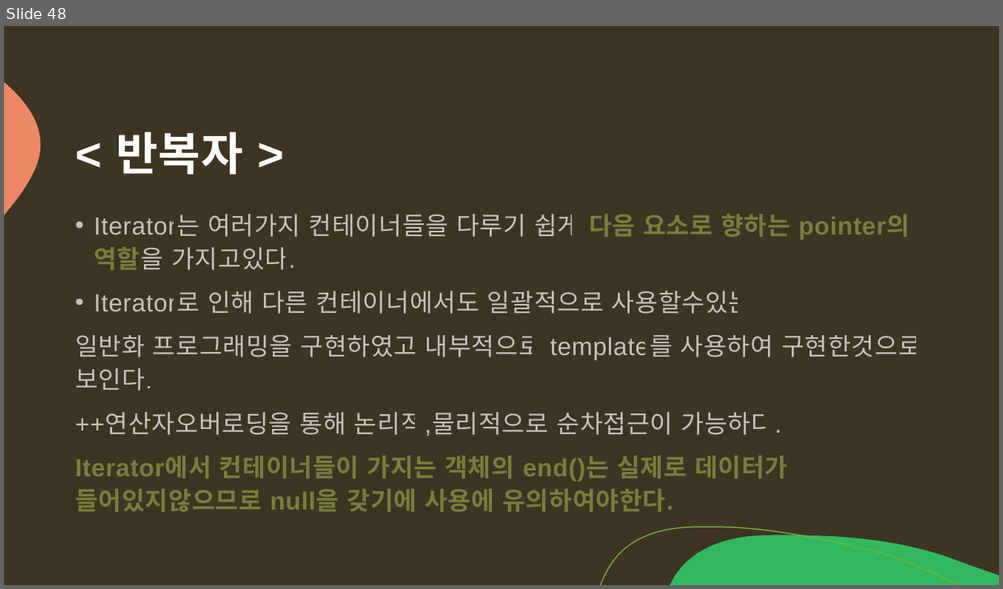
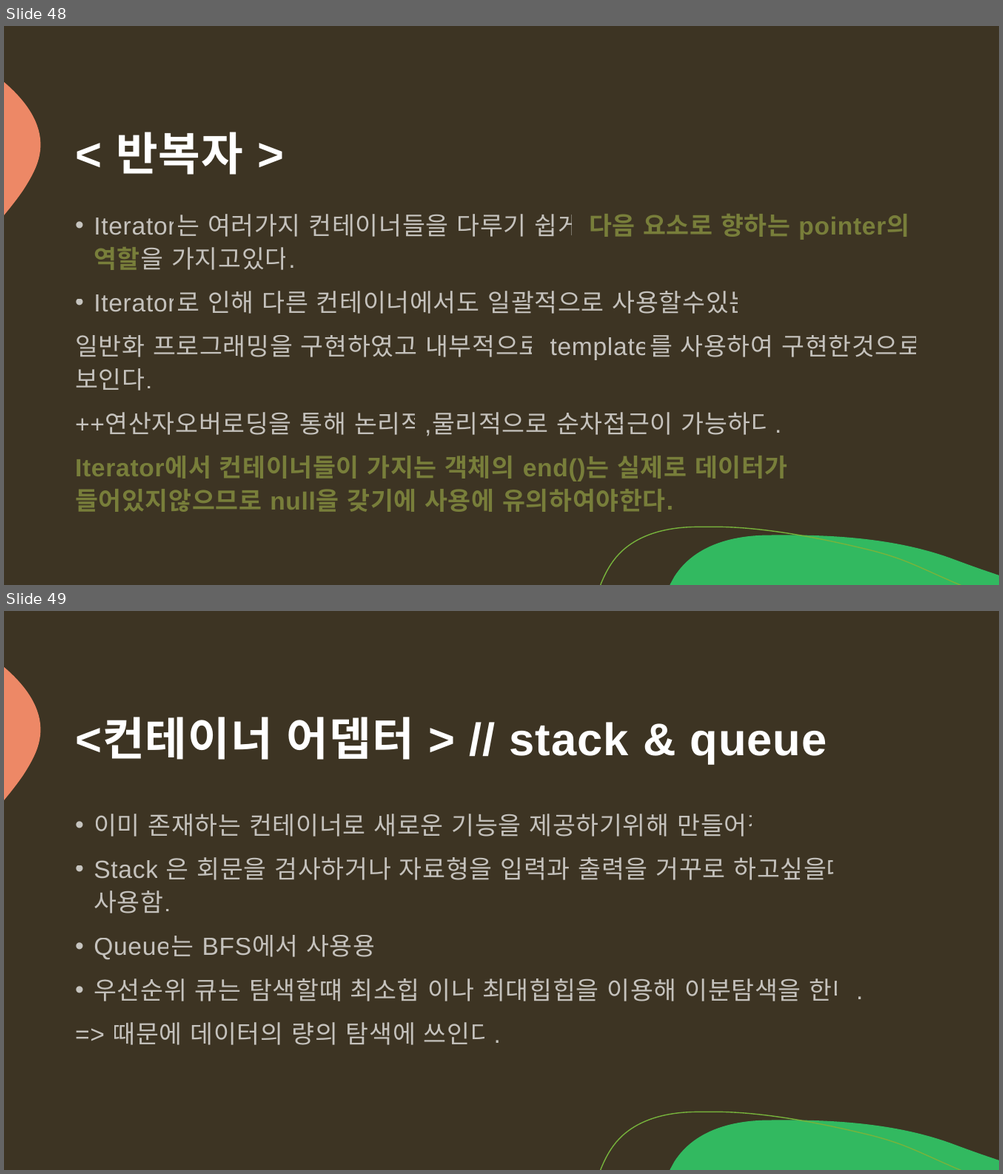
Before and after one commit to arkchimy/_Algorithm, a slide deck: 전공지식/C언어의 기초/C언어 기초지식.pptx. Shown one above the other, each under a label of ours: slide 48 before the commit, slides 48 and 49 after it. The pictures are 1003x589 and 1003x1174 pixels, drawn with LibreOffice and Linux fonts; fonts in the diff are those of the drawing. Boxes give left, top, right and bottom in pixels: in the first picture for what was removed or moved away, otherwise in the second. Text is boxed around its words. In the diff, an @@ line names an element or a change of style, - is before the commit and + after.

```diff
--- a/전공지식/C언어의 기초/C언어 기초지식.pptx
+++ b/전공지식/C언어의 기초/C언어 기초지식.pptx
@@ slide 49 added at bbox=[4, 611, 999, 1170], background #3D3423; not listed: 3 template elements that a slide beside it also shows @@
@@ title added at bbox=[75, 717, 827, 764], 44 pt, text #FFFFFF, bold @@
+<컨테이너 어뎁터 > // stack & queue
@@ text added at bbox=[94, 814, 863, 1045], 24 pt, text #FFFFFF at 70% opacity @@
+• 이미 존재하는 컨테이너로 새로운 기능을 제공하기위해 만들어짐
+• Stack 은 회문을 검사하거나 자료형을 입력과 출력을 거꾸로 하고싶을떄 사용함.
+• Queue는 BFS에서 사용용
+• 우선순위 큐는 탐색할떄 최소힙 이나 최대힙힙을 이용해 이분탐색을 한다.
+=> 때문에 데이터의 량의 탐색에 쓰인다.
```
Also in this commit, not shown: 4 other slides added.
